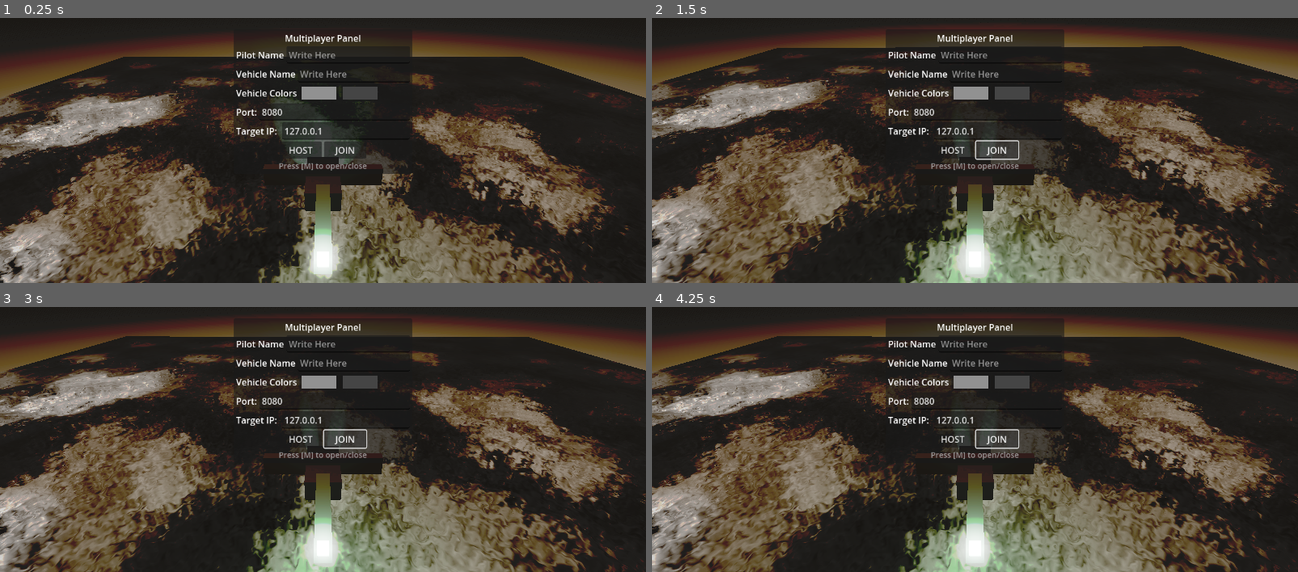
Above: before the commit, frames 1-4 (two rows, left to right).
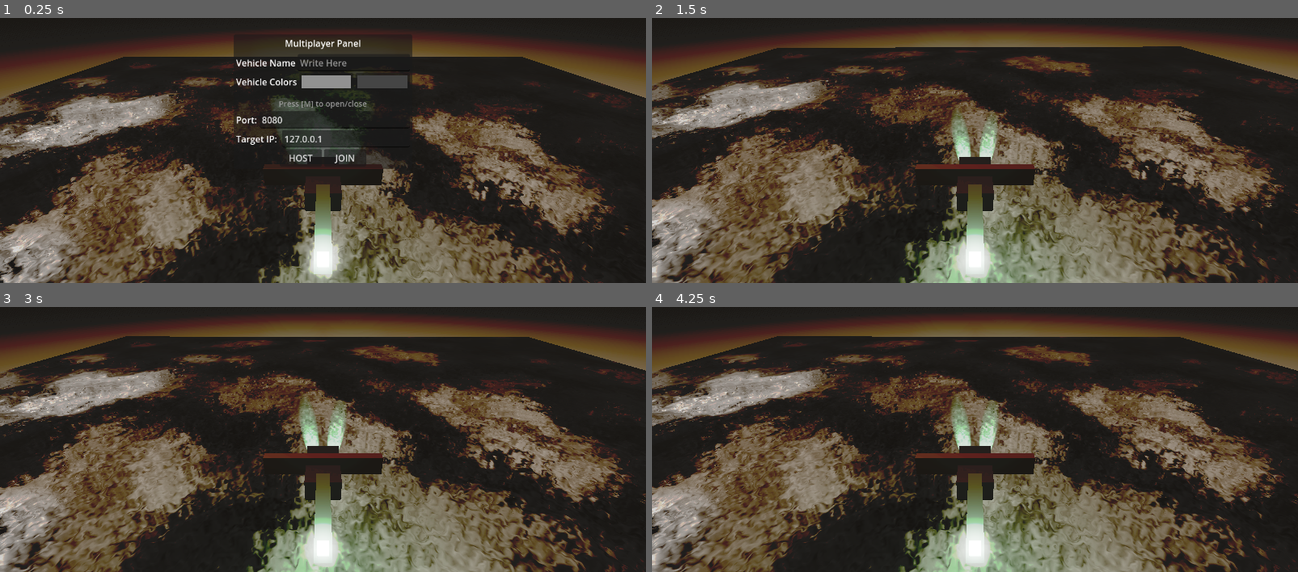
Above: after the commit, the same moments.

Repository: fracter2/here-be-le-dragon
Game: Godot game, scene res://Content/World.tscn
Same seed, same stepped clock (60 frames per second), same inputs: the game is played once before the commit and once after it.
Inputs (mouse positions are in pixels of both pictures, inside the frame that each line leads up to):
- Up to frame 1 (0.25 s): no input
- Up to frame 2 (1.5 s): click "HOST" at 0.5 s; click (994, 150) at 1.25 s, where only the run before the commit has a clickable "JOIN"
- Up to frame 3 (3 s): hold D (barrel_right) 2.03-2.78 s; tap P (flip_pitch) at 2.1, 2.85 s; hold Down (pitch_down) from 2.78 s (still down)
- Up to frame 4 (4.25 s): release Down (pitch_down) at 3.53 s; hold D (barrel_right) from 3.53 s (still down); tap P (flip_pitch) at 3.6 s

The runs differ from the first frame. In frame 1, 3.9% of the frame differs, in the area x 36-64%, y 5-59%; in frame 2, 8.0%; in frame 3, 8.1%; in frame 4, 8.1%, in the area x 36-64%, y 4-59%.

Commit message:
Fixed menu not closing on join/host

Diff:
--- a/Content/World.tscn
+++ b/Content/World.tscn
@@ -173,7 +173,7 @@
 
 # Called when the node enters the scene tree for the first time.
 func _ready() -> void:
-	MultiplayerManager.player_joined.connect(_on_successfull_join_or_host)
+	MultiplayerManager.local_joined.connect(_on_sucessfull_join_or_host)
 
 
 # Called every frame. 'delta' is the elapsed time since the previous frame.
@@ -204,9 +204,11 @@
 
 	MultiplayerManager.join(ip, port.to_int())
 
-func _on_successfull_join_or_host():
+func _on_sucessfull_join_or_host():
 	visible = not visible
 "
+
+[sub_resource type="StyleBoxEmpty" id="StyleBoxEmpty_k5ufn"]
 
 [sub_resource type="LabelSettings" id="LabelSettings_k5ufn"]
 font_size = 14
@@ -338,11 +340,13 @@
 theme_override_constants/separation = 3
 
 [node name="Label" type="Label" parent="Menu/Join Game Dialauge/MarginContainer/VBoxContainer"]
+custom_minimum_size = Vector2(0, 28)
 layout_mode = 2
 text = "Multiplayer Panel"
 horizontal_alignment = 1
 
 [node name="PilotNameBox" type="HBoxContainer" parent="Menu/Join Game Dialauge/MarginContainer/VBoxContainer"]
+visible = false
 layout_mode = 2
 
 [node name="Label" type="Label" parent="Menu/Join Game Dialauge/MarginContainer/VBoxContainer/PilotNameBox"]
@@ -377,60 +381,67 @@
 
 [node name="ColorPrimary" type="ColorPickerButton" parent="Menu/Join Game Dialauge/MarginContainer/VBoxContainer/VehicleColorBox"]
 layout_mode = 2
+size_flags_horizontal = 3
 text = "Primary"
 color = Color(0.566967, 0.566967, 0.566967, 1)
 
 [node name="ColorSecondary" type="ColorPickerButton" parent="Menu/Join Game Dialauge/MarginContainer/VBoxContainer/VehicleColorBox"]
 layout_mode = 2
+size_flags_horizontal = 3
 text = "Primary"
 color = Color(0.269857, 0.269857, 0.269857, 1)
 
-[node name="port box" type="HBoxContainer" parent="Menu/Join Game Dialauge/MarginContainer/VBoxContainer"]
-layout_mode = 2
-
-[node name="Label" type="Label" parent="Menu/Join Game Dialauge/MarginContainer/VBoxContainer/port box"]
-layout_mode = 2
-text = "Port:"
-
-[node name="PortTextBox" type="LineEdit" parent="Menu/Join Game Dialauge/MarginContainer/VBoxContainer/port box"]
-layout_mode = 2
-size_flags_horizontal = 3
-text = "8080"
-placeholder_text = "8080"
-
-[node name="IP box" type="HBoxContainer" parent="Menu/Join Game Dialauge/MarginContainer/VBoxContainer"]
-layout_mode = 2
-
-[node name="Label" type="Label" parent="Menu/Join Game Dialauge/MarginContainer/VBoxContainer/IP box"]
-layout_mode = 2
-text = "Target IP: "
-
-[node name="IPTextBox" type="LineEdit" parent="Menu/Join Game Dialauge/MarginContainer/VBoxContainer/IP box"]
-custom_minimum_size = Vector2(132, 0)
-layout_mode = 2
-size_flags_horizontal = 3
-text = "127.0.0.1"
-placeholder_text = "127.0.0.1"
-
-[node name="HBoxContainer" type="HBoxContainer" parent="Menu/Join Game Dialauge/MarginContainer/VBoxContainer"]
-layout_mode = 2
-alignment = 1
-
-[node name="ButtonHost" type="Button" parent="Menu/Join Game Dialauge/MarginContainer/VBoxContainer/HBoxContainer"]
-custom_minimum_size = Vector2(75, 0)
-layout_mode = 2
-text = "HOST"
-
-[node name="ButtonJoin" type="Button" parent="Menu/Join Game Dialauge/MarginContainer/VBoxContainer/HBoxContainer"]
-custom_minimum_size = Vector2(75, 0)
-layout_mode = 2
-text = "JOIN"
+[node name="EmptySpace" type="Panel" parent="Menu/Join Game Dialauge/MarginContainer/VBoxContainer"]
+custom_minimum_size = Vector2(0, 8)
+layout_mode = 2
+theme_override_styles/panel = SubResource("StyleBoxEmpty_k5ufn")
 
 [node name="SubLabel" type="Label" parent="Menu/Join Game Dialauge/MarginContainer/VBoxContainer"]
 layout_mode = 2
 text = "Press [M] to open/close"
 label_settings = SubResource("LabelSettings_k5ufn")
 horizontal_alignment = 1
+
+[node name="port box" type="HBoxContainer" parent="Menu/Join Game Dialauge/MarginContainer/VBoxContainer"]
+layout_mode = 2
+
+[node name="Label" type="Label" parent="Menu/Join Game Dialauge/MarginContainer/VBoxContainer/port box"]
+layout_mode = 2
+text = "Port:"
+
+[node name="PortTextBox" type="LineEdit" parent="Menu/Join Game Dialauge/MarginContainer/VBoxContainer/port box"]
+layout_mode = 2
+size_flags_horizontal = 3
+text = "8080"
+placeholder_text = "8080"
+
+[node name="IP box" type="HBoxContainer" parent="Menu/Join Game Dialauge/MarginContainer/VBoxContainer"]
+layout_mode = 2
+
+[node name="Label" type="Label" parent="Menu/Join Game Dialauge/MarginContainer/VBoxContainer/IP box"]
+layout_mode = 2
+text = "Target IP: "
+
+[node name="IPTextBox" type="LineEdit" parent="Menu/Join Game Dialauge/MarginContainer/VBoxContainer/IP box"]
+custom_minimum_size = Vector2(132, 0)
+layout_mode = 2
+size_flags_horizontal = 3
+text = "127.0.0.1"
+placeholder_text = "127.0.0.1"
+
+[node name="HBoxContainer" type="HBoxContainer" parent="Menu/Join Game Dialauge/MarginContainer/VBoxContainer"]
+layout_mode = 2
+alignment = 1
+
+[node name="ButtonHost" type="Button" parent="Menu/Join Game Dialauge/MarginContainer/VBoxContainer/HBoxContainer"]
+custom_minimum_size = Vector2(75, 0)
+layout_mode = 2
+text = "HOST"
+
+[node name="ButtonJoin" type="Button" parent="Menu/Join Game Dialauge/MarginContainer/VBoxContainer/HBoxContainer"]
+custom_minimum_size = Vector2(75, 0)
+layout_mode = 2
+text = "JOIN"
 
 [node name="LineEdit" type="Label" parent="Menu"]
 visible = false
--- a/Multiplayer/multiplayer_manager.gd
+++ b/Multiplayer/multiplayer_manager.gd
@@ -10,6 +10,8 @@
 
 signal player_joined(id: int)
 signal player_left(id: int)
+signal local_joined
+
 
 
 func become_host(port:int = 8080):
@@ -29,6 +31,7 @@
 
 	_remove_single_player()
 	_add_player_to_game(1)	# Since connect signal doesn't fire for server... and server id is always 1
+	local_joined.emit()
 
 
 func join(ip: String, port: int):
@@ -42,6 +45,7 @@
 	multiplayer.multiplayer_peer = client_peer
 
 	_remove_single_player()
+	local_joined.emit()
 
 
 func _add_player_to_game(id: int):
Not shown: 1 places in Content/World.tscn that only renumber resources
